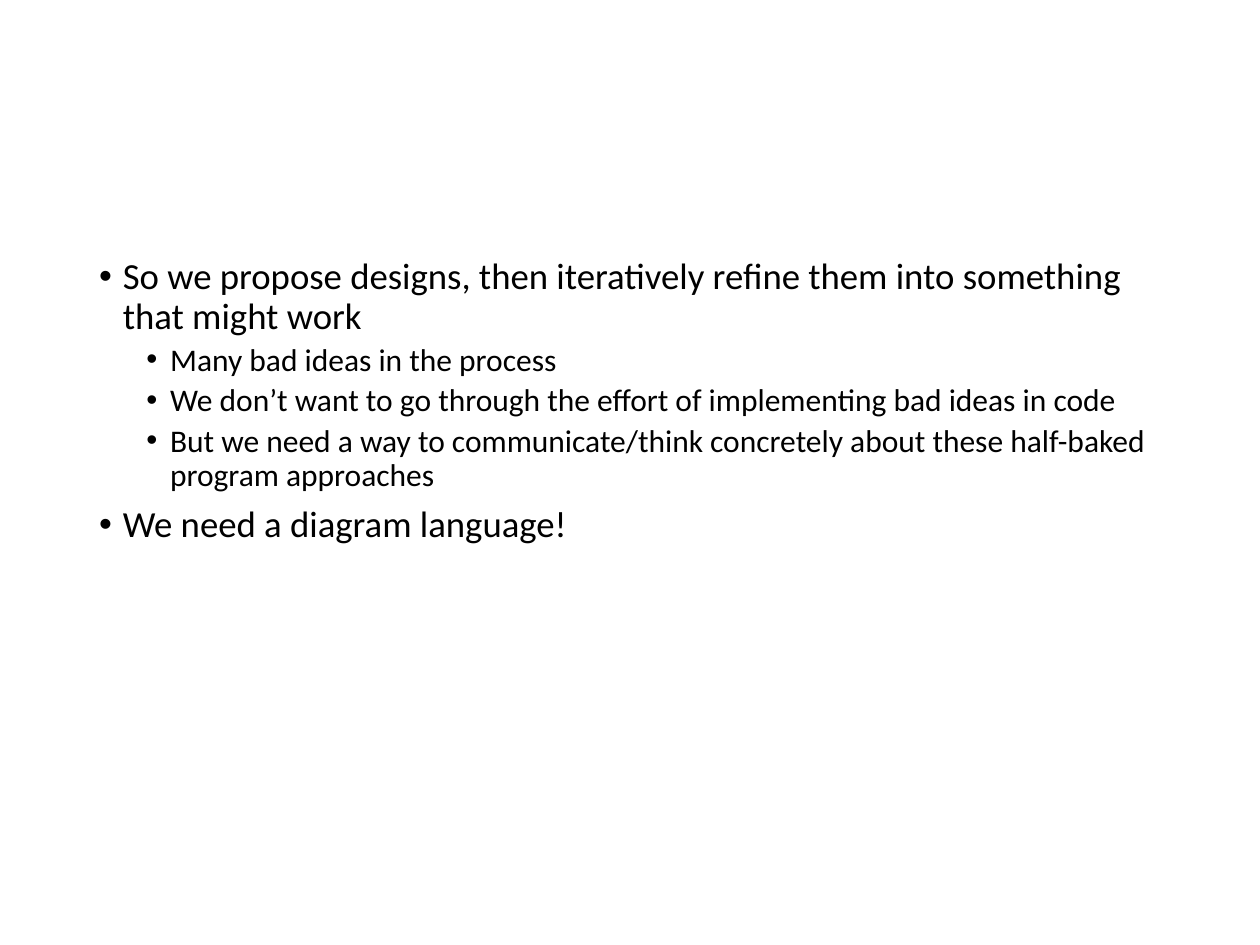
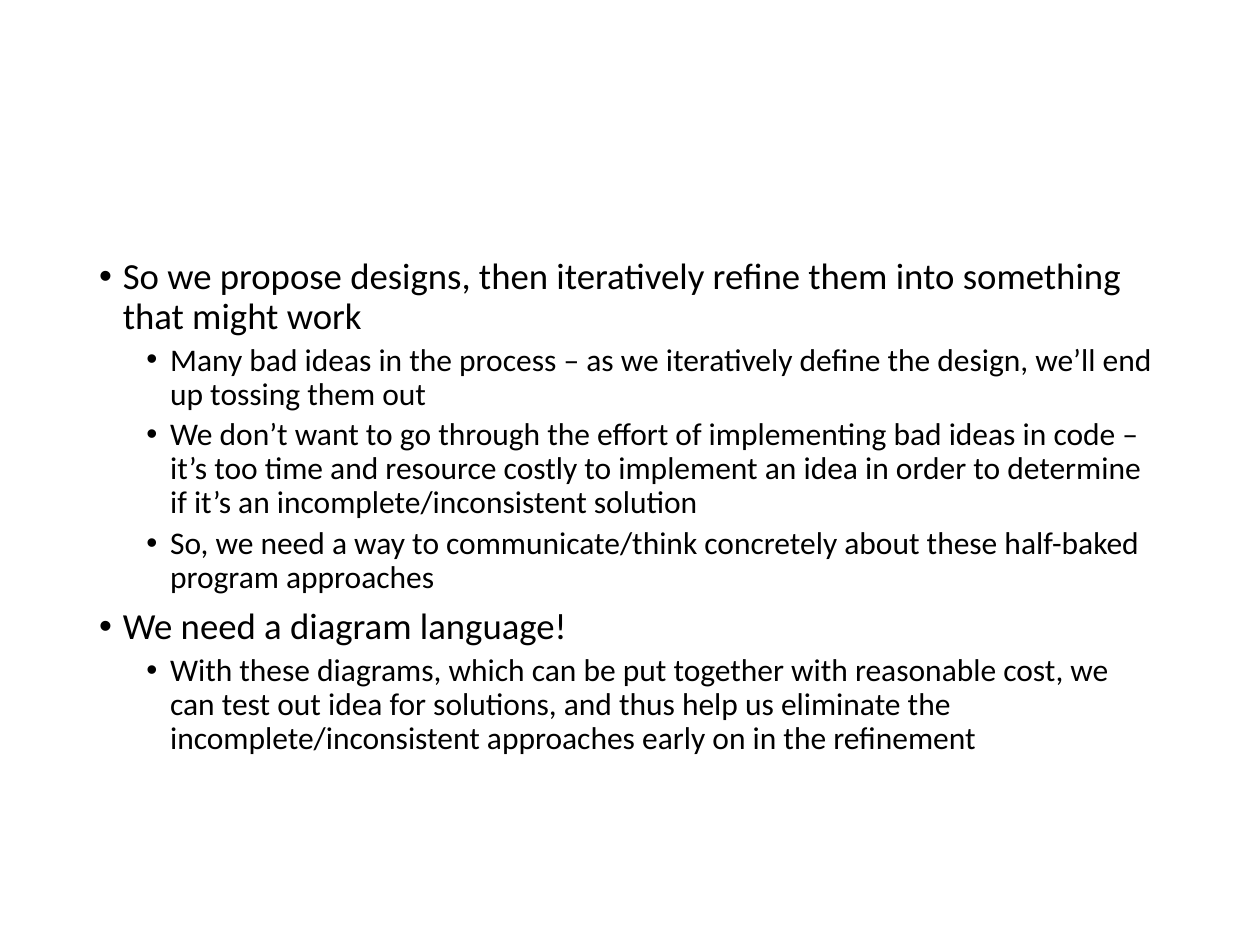
Before and after one commit to RHIT-CSSE/csse220, a slide deck: slide 3 of ClassMaterials/SETechniques/Slides/SoftwareEngineeringTechniques.pptx. Drawn at 1260x945 pixels with LibreOffice and Linux fonts; fonts in the diff are those of the drawing. Boxes give left, top, right and bottom in pixels: in the first picture for what was removed or moved away, otherwise in the second. Text is boxed around its words. In the diff, an @@ line names an element or a change of style, - is before the commit and + after.

```diff
--- a/ClassMaterials/SETechniques/Slides/SoftwareEngineeringTechniques.pptx
+++ b/ClassMaterials/SETechniques/Slides/SoftwareEngineeringTechniques.pptx
@@ text at (170,349,1152,594): text changed @@
-  • Many bad ideas in the process
-  • We don’t want to go through the effort of implementing bad ideas in code
-  • But we need a way to communicate/think concretely about these half-baked program approaches
+  • Many bad ideas in the process – as we iteratively define the design, we’ll end up tossing them out
+  • We don’t want to go through the effort of implementing bad ideas in code – it’s too time and resource costly to implement an idea in order to determine if it’s an incomplete/inconsistent solution
+  • So, we need a way to communicate/think concretely about these half-baked program approaches
@@ text at (170,659,1108,754): paragraph added @@
+  • With these diagrams, which can be put together with reasonable cost, we can test out idea for solutions, and thus help us eliminate the incomplete/inconsistent approaches early on in the refinement
```
Also in this commit, not shown: 16 other slides changed, 9 slides added, 1 other file.
